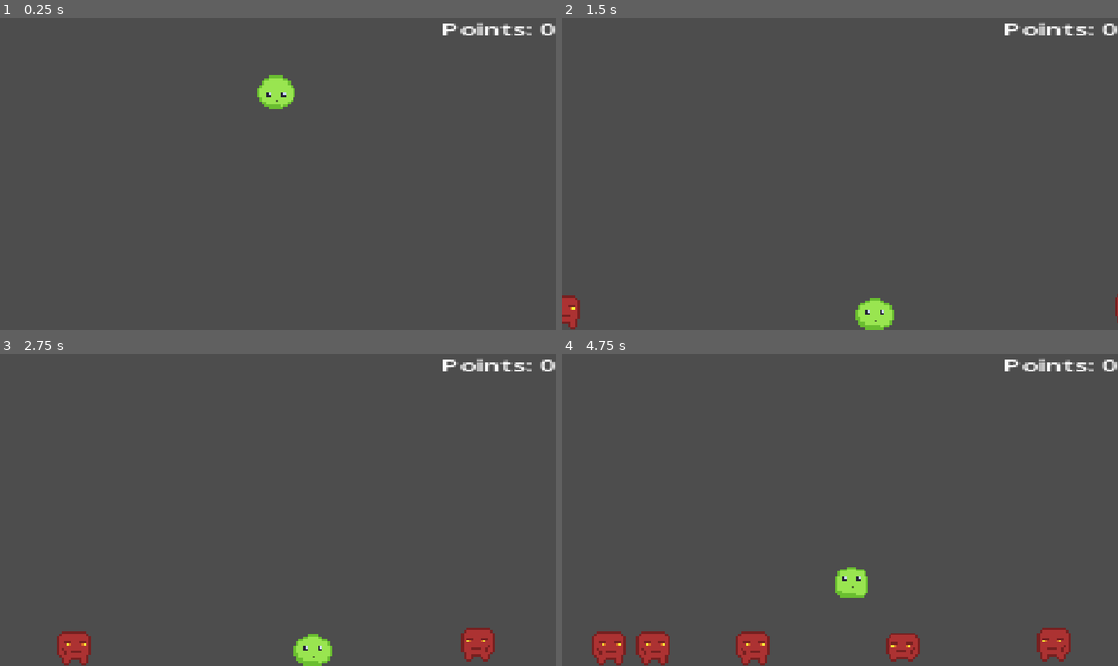
Above: before the commit, frames 1-4 (two rows, left to right).
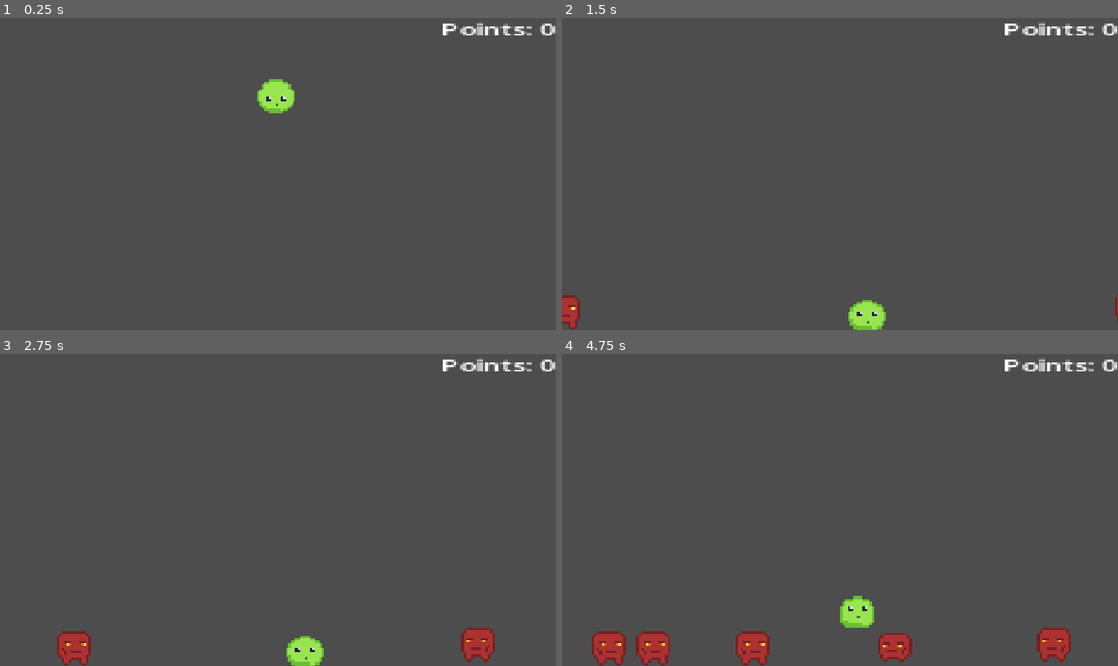
Above: after the commit, the same moments.

Repository: gnampfkuchen-oss/King-of-Blob
Game: Godot game, scene res://Scenes/main.tscn
Same seed, same stepped clock (60 frames per second), same inputs: the game is played once before the commit and once after it.
Inputs:
- Up to frame 1 (0.25 s): no input
- Up to frame 2 (1.5 s): hold Right (right) from 0.53 s (still down); tap Enter at 1.25 s
- Up to frame 3 (2.75 s): release Right (right) at 2.03 s; hold Left (left) from 2.03 s (still down)
- Up to frame 4 (4.75 s): release Left (left) at 2.78 s; hold Right (right) 2.78-4.28 s; hold Left (left) from 4.28 s (still down)

The runs differ from the first frame. In frame 1, 0.3% of the frame differs, in the area x 46-53%, y 18-31%; in frame 2, 0.4%; in frame 3, 0.4%; in frame 4, 1.4%, in the area x 49-65%, y 68-99%.

Commit message:
alles gefickt äähh gefixt

Diff:
--- a/new-game-project/Scenes/enemy1.tscn
+++ /dev/null
@@ -1,42 +0,0 @@
-[gd_scene format=3 uid="uid://jyd82jxda5j"]
-
-[ext_resource type="Script" path="res://Scenes/enemy_1.gd" id="1_mxdow"]
-[ext_resource type="Texture2D" uid="uid://dge27uo01b3l6" path="res://Assets/Graphics/enemy.png" id="2_4qy08"]
-[ext_resource type="Texture2D" uid="uid://b1g6arokoesth" path="res://Assets/Graphics/enemysmash.png" id="3_apx2k"]
-
-[sub_resource type="CapsuleShape2D" id="CapsuleShape2D_013or"]
-radius = 17.610687
-height = 40.15344
-
-[sub_resource type="SpriteFrames" id="SpriteFrames_ejmsa"]
-animations = [{
-"frames": [{
-"duration": 1.0,
-"texture": ExtResource("2_4qy08")
-}],
-"loop": 1,
-"name": &"default",
-"speed": 5.0
-}, {
-"frames": [{
-"duration": 1.0,
-"texture": ExtResource("3_apx2k")
-}],
-"loop": 1,
-"name": &"smashed",
-"speed": 5.0
-}]
-
-[node name="enemy1" type="Area2D" unique_id=326283436]
-script = ExtResource("1_mxdow")
-speed = 200.0
-
-[node name="CollisionShape2D" type="CollisionShape2D" parent="." unique_id=1355255707]
-position = Vector2(0, -3.0000007)
-scale = Vector2(2.0442133, 2.2414021)
-shape = SubResource("CapsuleShape2D_013or")
-
-[node name="AnimatedSprite2D" type="AnimatedSprite2D" parent="." unique_id=54467327]
-scale = Vector2(5, 5)
-sprite_frames = SubResource("SpriteFrames_ejmsa")
-animation = &"smashed"
--- a/new-game-project/Scenes/player.tscn
+++ b/new-game-project/Scenes/player.tscn
@@ -6,12 +6,12 @@
 [ext_resource type="Texture2D" uid="uid://de7uy2eqxw0pp" path="res://Assets/Graphics/blobup.png" id="4_fkybt"]
 
 [sub_resource type="CapsuleShape2D" id="CapsuleShape2D_ejmsa"]
-radius = 36.0
+radius = 33.0
 height = 82.0
 
 [sub_resource type="CapsuleShape2D" id="CapsuleShape2D_y6cob"]
 radius = 36.0
-height = 92.0
+height = 86.0
 
 [sub_resource type="SpriteFrames" id="SpriteFrames_ejmsa"]
 animations = [{
@@ -51,7 +51,7 @@
 [node name="Area2D" type="Area2D" parent="." unique_id=1076789463]
 
 [node name="CollisionShape2D" type="CollisionShape2D" parent="Area2D" unique_id=477343732]
-position = Vector2(1, 7)
+position = Vector2(0, 6)
 shape = SubResource("CapsuleShape2D_y6cob")
 
 [node name="AnimatedSprite2D" type="AnimatedSprite2D" parent="." unique_id=57125959]
@@ -60,5 +60,4 @@
 sprite_frames = SubResource("SpriteFrames_ejmsa")
 
 [connection signal="area_entered" from="Area2D" to="." method="_on_area_2d_area_entered"]
-[connection signal="area_exited" from="Area2D" to="." method="_on_area_2d_area_exited"]
 [connection signal="body_entered" from="Area2D" to="." method="_on_area_2d_body_entered"]
--- a/new-game-project/Scripts/player.gd
+++ b/new-game-project/Scripts/player.gd
@@ -1,9 +1,8 @@
 extends CharacterBody2D
 
-var gravity = 11
+var gravity = 13
 var speed = 4
-var bounceforce = 400
-var bounce = false
+var bounceforce = 450
 
 signal dead
 
@@ -18,9 +17,7 @@
 		position.x += speed
 	if Input.is_action_pressed("left") and not is_on_floor():
 		position.x -= speed
-	if bounce:
-		velocity.y -= bounceforce
-		bounce = false
+
 
 	if velocity.y > 0:
 		$AnimatedSprite2D.play("down")
@@ -34,6 +31,9 @@
 	move_and_slide()
 
 
+func bouncefunc():
+	#velocity
+	velocity.y = -bounceforce
 
 func _on_area_2d_body_entered(body: Node2D) -> void:
 	if body.name == "Arena":
@@ -41,10 +41,5 @@
 
 
 func _on_area_2d_area_entered(area: Area2D) -> void:
-	print(area.name)
 	if area.name == "enemy1" or area.name.begins_with("@Area2D"):
-		bounce = true
-
-
-func _on_area_2d_area_exited(_area: Area2D) -> void:
-	bounce = false
+		bouncefunc()
